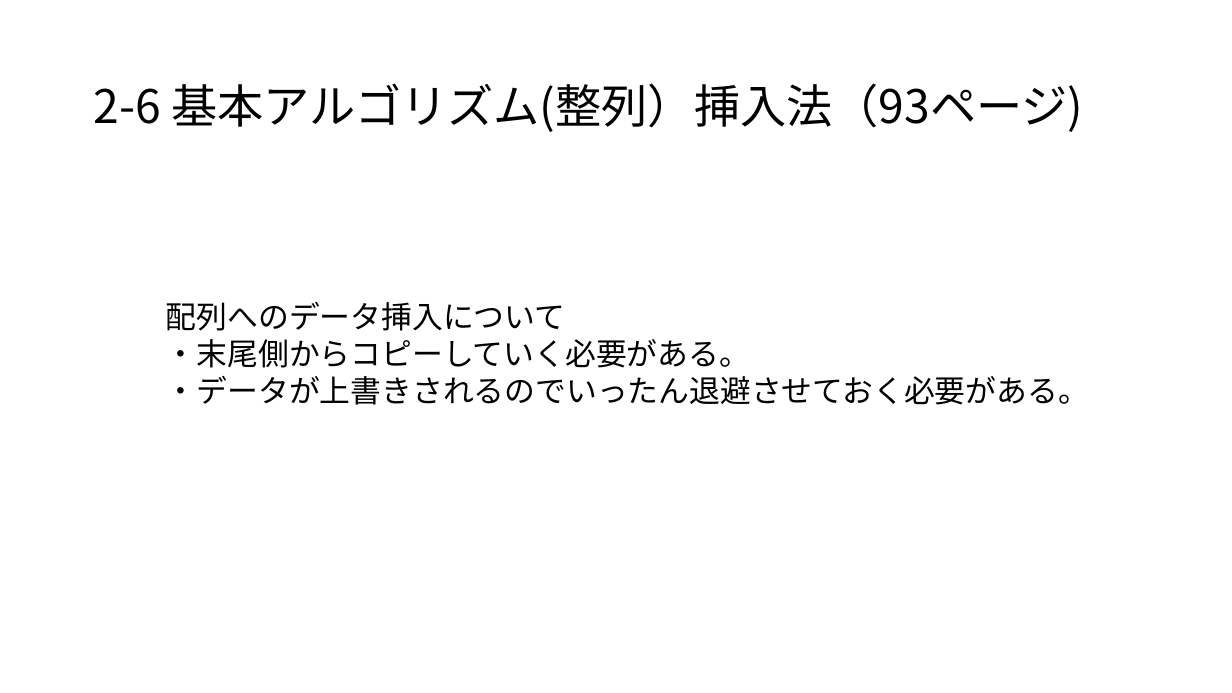
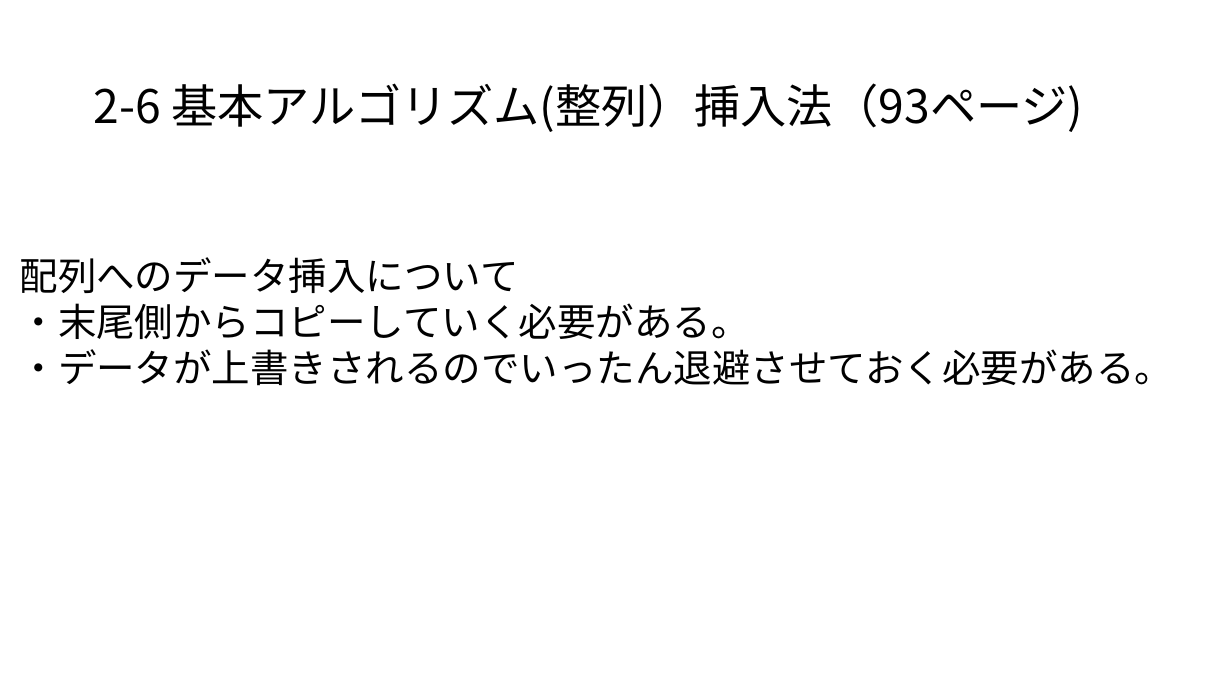
Before and after one commit to masakage/algorithm, a slide deck: slide 3 of docs/第12回挿入法による整列・再起処理.pptx. Drawn at 1232x693 pixels with LibreOffice and Linux fonts; fonts in the diff are those of the drawing. Boxes give left, top, right and bottom in pixels: in the first picture for what was removed or moved away, otherwise in the second. Text is boxed around its words. In the diff, an @@ line names an element or a change of style, - is before the commit and + after.

```diff
--- a/docs/第12回挿入法による整列・再起処理.pptx
+++ b/docs/第12回挿入法による整列・再起処理.pptx
@@ text "配列へのデータ挿入について": place and size @@
-text "配列へのデータ挿入について" at <box>166,302,1089,405</box>
+text "配列へのデータ挿入について" at <box>20,257,1173,386</box>
@@ text "配列へのデータ挿入について" at <box>20,257,1173,386</box>: size 24 to 30 pt @@
```
Also in this commit, not shown: 1 other slide changed, 4 slides added.
